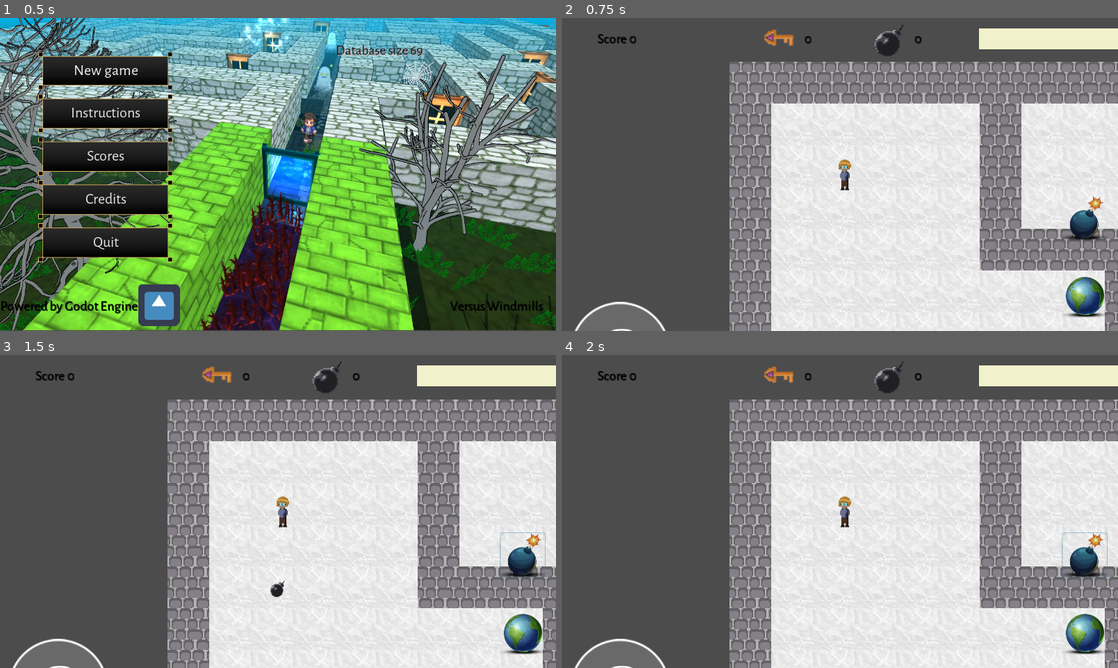
Above: before the commit, frames 1-4 (two rows, left to right).
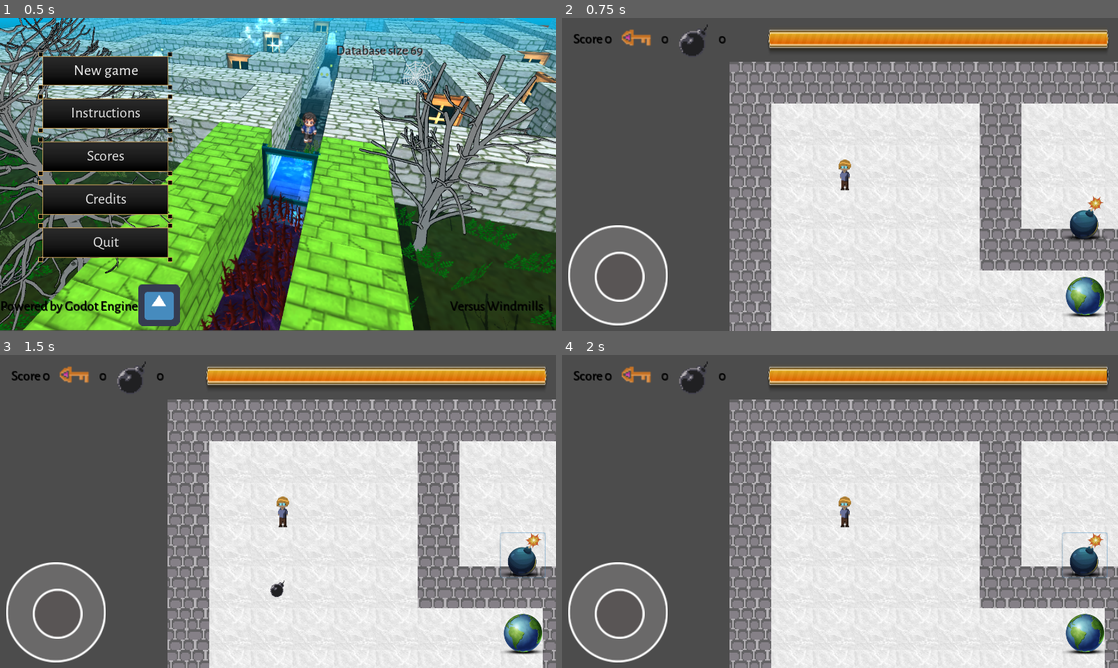
Above: after the commit, the same moments.

Repository: rogerdv/labyrinth
Game: Godot game, scene res://Scenes/main_menu.tscn
Same seed, same stepped clock (60 frames per second), same inputs: the game is played once before the commit and once after it. The engine's default icon, where the game draws it, is replaced by a stand-in: a white triangle on a blue panel in a dark square.
Inputs (mouse positions are in pixels of both pictures, inside the frame that each line leads up to):
- Up to frame 1 (0.5 s): no input
- Up to frame 2 (0.75 s): click "New game" at 0.5 s
- Up to frame 3 (1.5 s): click (522, 555) at 1.25 s
- Up to frame 4 (2 s): no input

Frame 1 is identical in both runs. In frame 2, 8.6% of the frame differs, in the area x 1-100%, y 2-100%; in frame 3, 8.6%; in frame 4, 8.6%.

Commit message:
Uploaded to repo

Diff:
--- a/UI/UI.tscn
+++ b/UI/UI.tscn
@@ -1,11 +1,11 @@
-[gd_scene load_steps=23 format=2]
+[gd_scene load_steps=30 format=2]
 
 [ext_resource path="res://Scripts/UI/Joystick_Button.gd" type="Script" id=1]
 [ext_resource path="res://Images/AllAxis_Outline.png" type="Texture" id=2]
 [ext_resource path="res://Images/Handle_Outline.png" type="Texture" id=3]
 [ext_resource path="res://Images/Handle_Outline_Drag.png" type="Texture" id=4]
-[ext_resource path="res://Images/prog-bar-red.jpg" type="Texture" id=5]
-[ext_resource path="res://Images/prog-bar.jpg" type="Texture" id=6]
+[ext_resource path="res://Images/progress_bar/bar_under.png" type="Texture" id=5]
+[ext_resource path="res://Images/progress_bar/bar01.png" type="Texture" id=6]
 [ext_resource path="res://UI/ale_dynamicfont.tres" type="DynamicFont" id=7]
 [ext_resource path="res://Scripts/UI/InfoBar.gd" type="Script" id=8]
 [ext_resource path="res://UI/ScoreUpdateOnStart.gd" type="Script" id=9]
@@ -16,6 +16,12 @@
 [ext_resource path="res://Images/Bomba B.png" type="Texture" id=14]
 [ext_resource path="res://Images/mapa A.png" type="Texture" id=15]
 [ext_resource path="res://Images/Bomba A.png" type="Texture" id=16]
+[ext_resource path="res://Images/progress_bar/bar06.png" type="Texture" id=17]
+[ext_resource path="res://Images/progress_bar/bar02.png" type="Texture" id=18]
+[ext_resource path="res://Images/progress_bar/bar05.png" type="Texture" id=19]
+[ext_resource path="res://Images/progress_bar/bar04.png" type="Texture" id=20]
+[ext_resource path="res://Images/progress_bar/bar07.png" type="Texture" id=21]
+[ext_resource path="res://Images/progress_bar/bar03.png" type="Texture" id=22]
 
 [sub_resource type="StyleBoxTexture" id=1]
 texture = ExtResource( 16 )
@@ -40,6 +46,23 @@
 [sub_resource type="StyleBoxTexture" id=6]
 texture = ExtResource( 15 )
 region_rect = Rect2( 0, 0, 128, 128 )
+
+[sub_resource type="AnimatedTexture" id=7]
+flags = 4
+frames = 7
+frame_0/texture = ExtResource( 6 )
+frame_1/texture = ExtResource( 18 )
+frame_1/delay_sec = 0.0
+frame_2/texture = ExtResource( 22 )
+frame_2/delay_sec = 0.0
+frame_3/texture = ExtResource( 20 )
+frame_3/delay_sec = 0.0
+frame_4/texture = ExtResource( 19 )
+frame_4/delay_sec = 0.0
+frame_5/texture = ExtResource( 17 )
+frame_5/delay_sec = 0.0
+frame_6/texture = ExtResource( 21 )
+frame_6/delay_sec = 0.0
 
 [node name="UI" type="Control"]
 anchor_right = 1.0
@@ -87,101 +110,100 @@
 [node name="Cont" type="HBoxContainer" parent="."]
 anchor_right = 0.993
 anchor_bottom = 0.067
-margin_right = 0.168091
-margin_bottom = 23.8
-rect_min_size = Vector2( 900, 32 )
+margin_left = -1.68176
+margin_right = -3.70367
+margin_bottom = 31.84
+rect_min_size = Vector2( 800, 64 )
 size_flags_horizontal = 3
 size_flags_vertical = 3
 theme = ExtResource( 10 )
-custom_constants/separation = 5
+custom_constants/separation = 4
 __meta__ = {
 "_edit_use_anchors_": false
 }
 
 [node name="ScoreLabel" type="Label" parent="Cont"]
-margin_right = 118.0
+margin_right = 60.0
 margin_bottom = 64.0
 rect_min_size = Vector2( 60, 0 )
-size_flags_horizontal = 3
 size_flags_vertical = 3
 text = "score"
 align = 2
 valign = 1
 
 [node name="Score" type="Label" parent="Cont"]
-margin_left = 123.0
-margin_right = 241.0
+margin_left = 64.0
+margin_right = 79.0
 margin_bottom = 64.0
 rect_min_size = Vector2( 15, 0 )
-size_flags_horizontal = 3
 size_flags_vertical = 3
 custom_fonts/font = ExtResource( 7 )
 text = "0"
 valign = 1
 script = ExtResource( 9 )
 
-[node name="Control" type="Control" parent="Cont"]
-margin_left = 246.0
-margin_right = 365.0
-margin_bottom = 64.0
-size_flags_horizontal = 3
-size_flags_vertical = 3
-
 [node name="TextureRect" type="TextureRect" parent="Cont"]
-margin_left = 370.0
-margin_right = 434.0
+margin_left = 83.0
+margin_right = 147.0
 margin_bottom = 64.0
 rect_min_size = Vector2( 32, 32 )
 texture = ExtResource( 12 )
 stretch_mode = 1
 
 [node name="keys" type="Label" parent="Cont"]
-margin_left = 439.0
-margin_right = 557.0
+margin_left = 151.0
+margin_right = 167.0
 margin_bottom = 64.0
 rect_min_size = Vector2( 16, 0 )
-size_flags_horizontal = 3
 size_flags_vertical = 3
 text = "0"
 valign = 1
 
 [node name="TextureRect2" type="TextureRect" parent="Cont"]
-margin_left = 562.0
-margin_right = 626.0
+margin_left = 171.0
+margin_right = 235.0
 margin_bottom = 64.0
 rect_min_size = Vector2( 32, 32 )
 texture = ExtResource( 13 )
 
 [node name="bombs" type="Label" parent="Cont"]
-margin_left = 631.0
-margin_right = 750.0
+margin_left = 239.0
+margin_right = 255.0
 margin_bottom = 64.0
 rect_min_size = Vector2( 16, 0 )
+size_flags_vertical = 3
+text = "0"
+valign = 1
+
+[node name="Control" type="Control" parent="Cont"]
+margin_left = 259.0
+margin_right = 309.0
+margin_bottom = 64.0
+rect_min_size = Vector2( 50, 0 )
+
+[node name="MarginContainer" type="MarginContainer" parent="Cont"]
+margin_left = 313.0
+margin_right = 846.0
+margin_bottom = 64.0
 size_flags_horizontal = 3
-size_flags_vertical = 3
-text = "0"
-valign = 1
-
-[node name="MarginContainer" type="MarginContainer" parent="Cont"]
-margin_left = 755.0
-margin_right = 1017.0
-margin_bottom = 64.0
-custom_constants/margin_right = 4
-custom_constants/margin_top = 16
-custom_constants/margin_bottom = 4
+custom_constants/margin_right = 5
+custom_constants/margin_top = 11
+custom_constants/margin_left = 0
+custom_constants/margin_bottom = 5
 
 [node name="progress" type="TextureProgress" parent="Cont/MarginContainer"]
-margin_top = 16.0
-margin_right = 258.0
-margin_bottom = 60.0
+margin_top = 11.0
+margin_right = 528.0
+margin_bottom = 59.0
 rect_min_size = Vector2( 258, 20 )
 size_flags_horizontal = 3
 value = 100.0
 texture_under = ExtResource( 5 )
-texture_progress = ExtResource( 6 )
+texture_progress = SubResource( 7 )
+nine_patch_stretch = true
 
 [node name="Sprite" type="Sprite" parent="."]
-position = Vector2( 86.3393, 512.401 )
+position = Vector2( 82.9719, 394.542 )
 scale = Vector2( 1.2, 1.2 )
 texture = ExtResource( 2 )
 
Binary file added: Images/progress_bar/bar01.png
Not shown, added: Images/progress_bar/bar01.png.import
Binary file added: Images/progress_bar/bar02.png
Not shown, added: Images/progress_bar/bar02.png.import
Binary file added: Images/progress_bar/bar03.png
Not shown, added: Images/progress_bar/bar03.png.import
Binary file added: Images/progress_bar/bar04.png
Not shown, added: Images/progress_bar/bar04.png.import
Binary file added: Images/progress_bar/bar05.png
Not shown, added: Images/progress_bar/bar05.png.import
Binary file added: Images/progress_bar/bar06.png
Not shown, added: Images/progress_bar/bar06.png.import
(and 5 more such lines)
